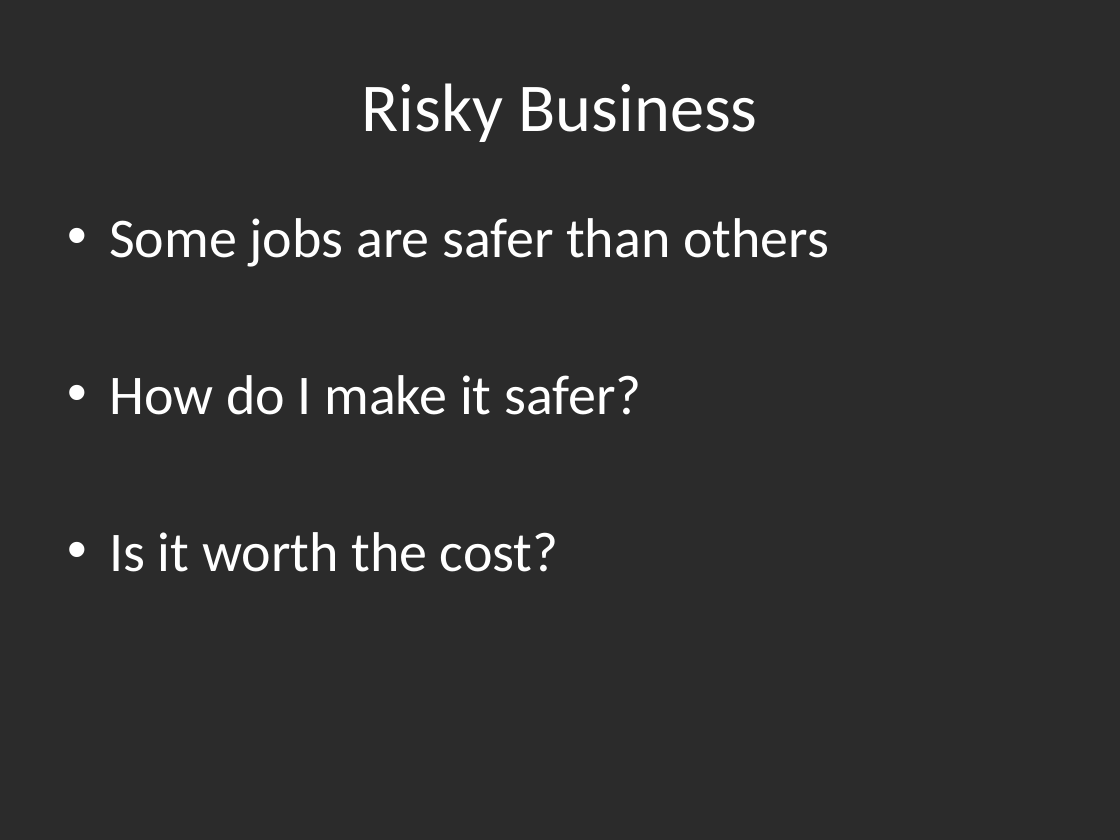
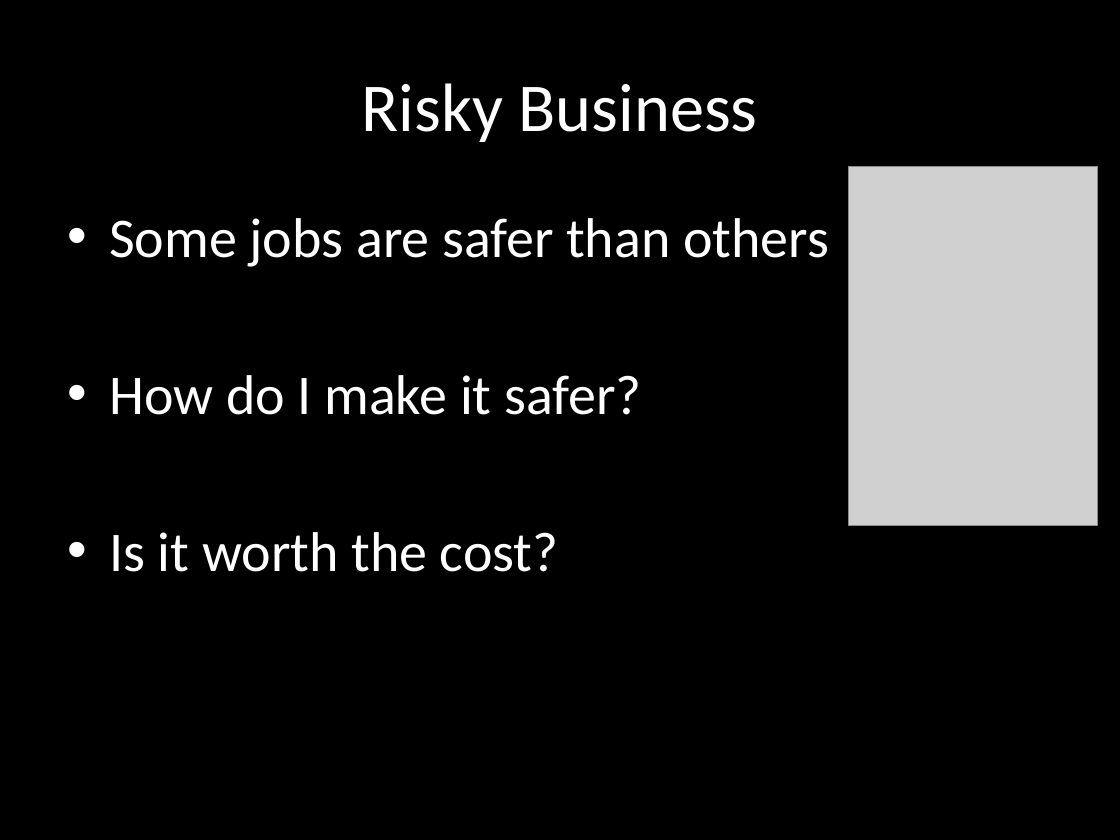
Before and after one commit to tonybaines/retrofitting-tests, a slide deck: slide 3 of presentation/Retrofitting Tests.pptx. Drawn at 1120x840 pixels with LibreOffice and Linux fonts; fonts in the diff are those of the drawing; grey boxes stand for pictures; background and template pictures are left out; a plain dark background stands for a picture behind light text. Boxes give left, top, right and bottom in pixels: in the first picture for what was removed or moved away, otherwise in the second. Text is boxed around its words. In the diff, an @@ line names an element or a change of style, - is before the commit and + after.

```diff
--- a/presentation/Retrofitting Tests.pptx
+++ b/presentation/Retrofitting Tests.pptx
@@ background picture (left out) to #000000 @@
@@ picture added at box(849, 166, 1098, 525) @@
```
Also in this commit, not shown: 3 other slides changed, 1 slide added.
